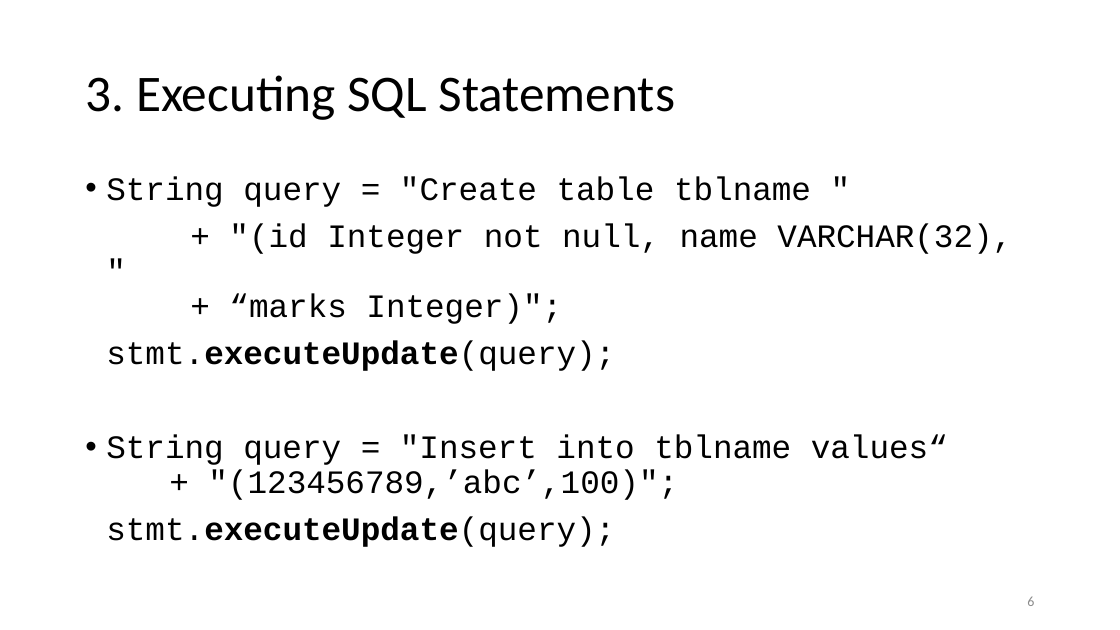
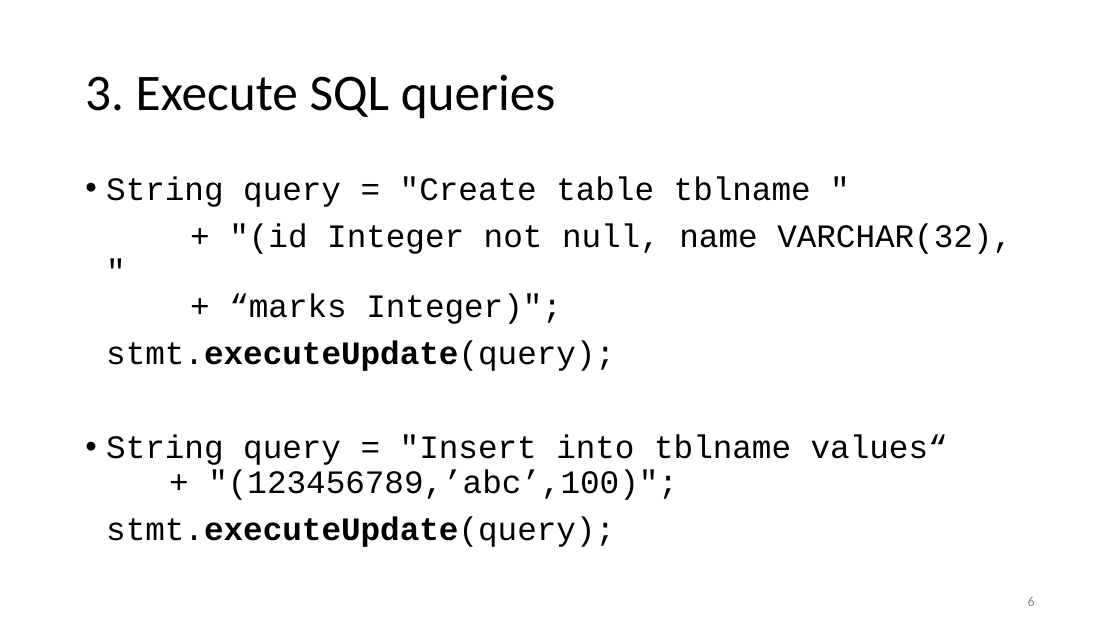
Before and after one commit to janmazak/db_praktikum, a slide deck: slide 6 of materialy/10/java.pptx. Drawn at 1120x630 pixels with LibreOffice and Linux fonts; fonts in the diff are those of the drawing. Boxes give left, top, right and bottom in pixels: in the first picture for what was removed or moved away, otherwise in the second. Text is boxed around its words. In the diff, an @@ line names an element or a change of style, - is before the commit and + after.

```diff
--- a/materialy/10/java.pptx
+++ b/materialy/10/java.pptx
@@ text at (x1=85, y1=74, x2=556, y2=119): text changed @@
-3. Executing SQL Statements
+3. Execute SQL queries
```
Also in this commit, not shown: 7 other slides changed, 1 slide added, 3 slides removed, 6 other files.
